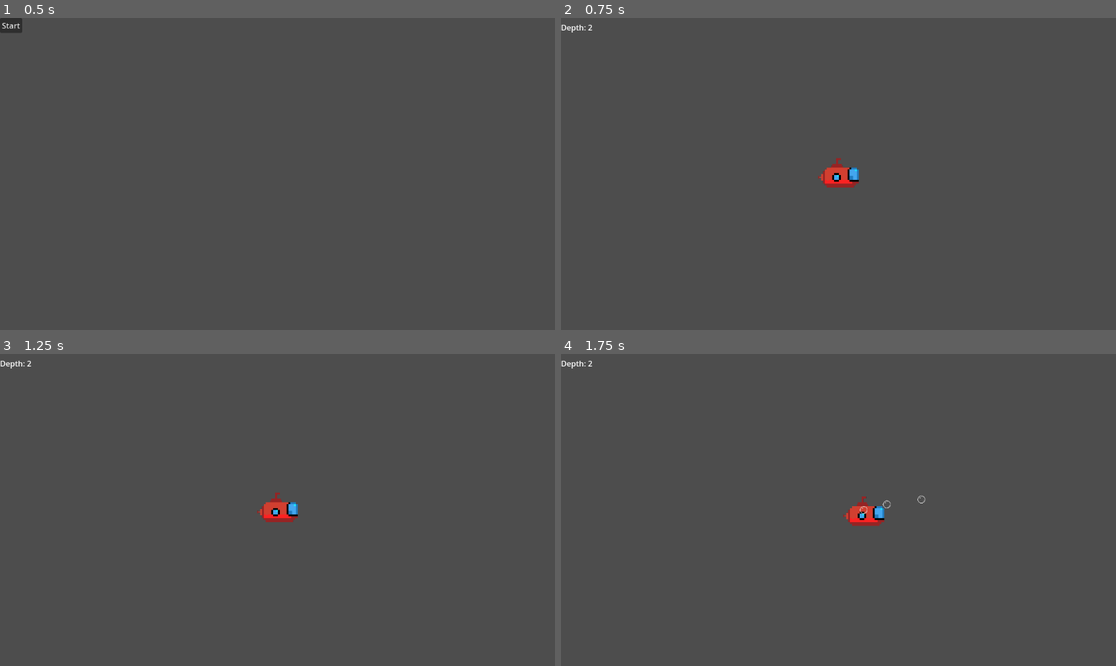
Above: before the commit, frames 1-4 (two rows, left to right).
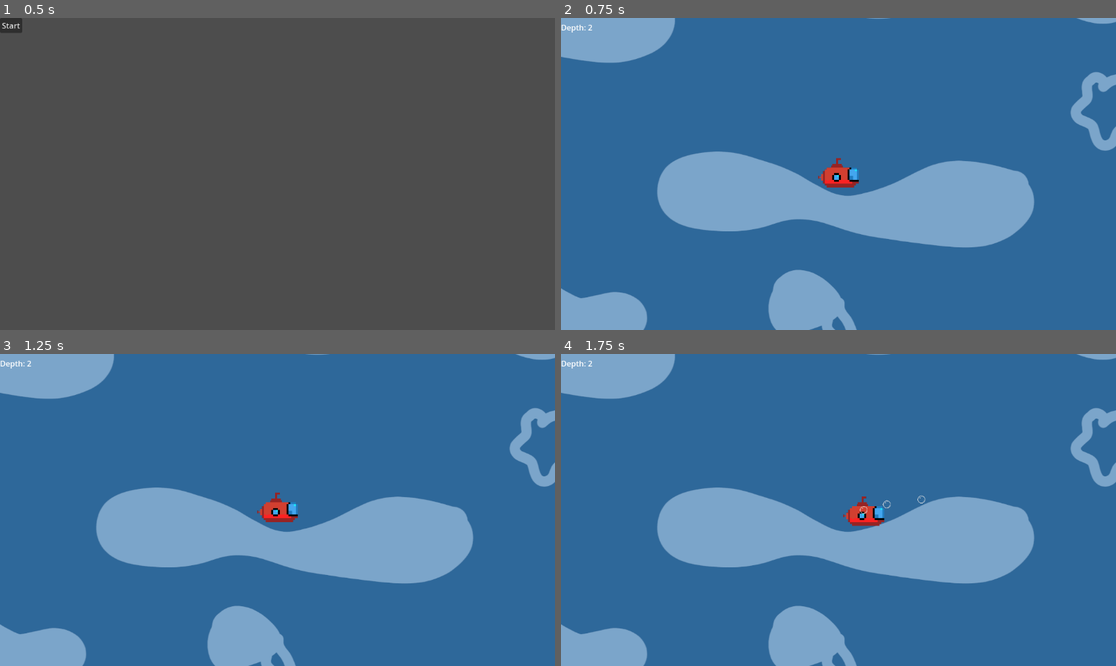
Above: after the commit, the same moments.

Repository: SStewart424/brackeys-game-jam-23
Game: Godot game, scene res://UI/StartScreen.tscn
Two runs of this game, one before a commit and one after it. Both use one fixed random seed, a clock stepped at 60 frames per second and the inputs below.
Inputs (mouse positions are in pixels of both pictures, inside the frame that each line leads up to):
- Up to frame 1 (0.5 s): no input
- Up to frame 2 (0.75 s): click "Start" at 0.5 s
- Up to frame 3 (1.25 s): no input
- Up to frame 4 (1.75 s): tap Enter at 1.25 s; move the mouse to (960, 494) at 1.27 s; press the mouse at (960, 494) at 1.28 s; hold D (move_right) from 1.28 s (still down)

Frame 1 is identical in both runs. In frame 2, 100% of the frame differs, in the area x 0-100%, y 0-100%; in frame 3, 100%; in frame 4, 100%.

Commit message:
Added high quality scrolling background

Diff:
--- a/Main.tscn
+++ b/Main.tscn
@@ -1,12 +1,25 @@
-[gd_scene load_steps=5 format=3 uid="uid://oa08cq2rxqum"]
+[gd_scene load_steps=6 format=3 uid="uid://oa08cq2rxqum"]
 
 [ext_resource type="Script" path="res://Main.gd" id="1_c6s4m"]
 [ext_resource type="PackedScene" uid="uid://dw3706sdg2nel" path="res://Units/Player.tscn" id="1_odt7v"]
 [ext_resource type="PackedScene" uid="uid://bi30x8d1yotbd" path="res://Units/Mine.tscn" id="2_7te8d"]
+[ext_resource type="Texture2D" uid="uid://bxlg082u2kvfp" path="res://art/Sea2.png" id="2_hibfm"]
 [ext_resource type="PackedScene" uid="uid://hnmcm4j7ne1s" path="res://UI/UI.tscn" id="4_jw8wt"]
 
 [node name="Main" type="Node2D"]
 script = ExtResource("1_c6s4m")
+
+[node name="ParallaxBackground" type="ParallaxBackground" parent="."]
+
+[node name="ParallaxLayer" type="ParallaxLayer" parent="ParallaxBackground"]
+motion_scale = Vector2(0.5, 0.5)
+motion_mirroring = Vector2(1920, 1080)
+
+[node name="Background" type="Sprite2D" parent="ParallaxBackground/ParallaxLayer"]
+texture_repeat = 2
+position = Vector2(175, 235)
+texture = ExtResource("2_hibfm")
+region_rect = Rect2(0, 0, 1000, 1000)
 
 [node name="Player" parent="." instance=ExtResource("1_odt7v")]
 position = Vector2(175, 220)
Binary file added: art/Sea2.png
Not shown, added: art/Sea2.png.import
